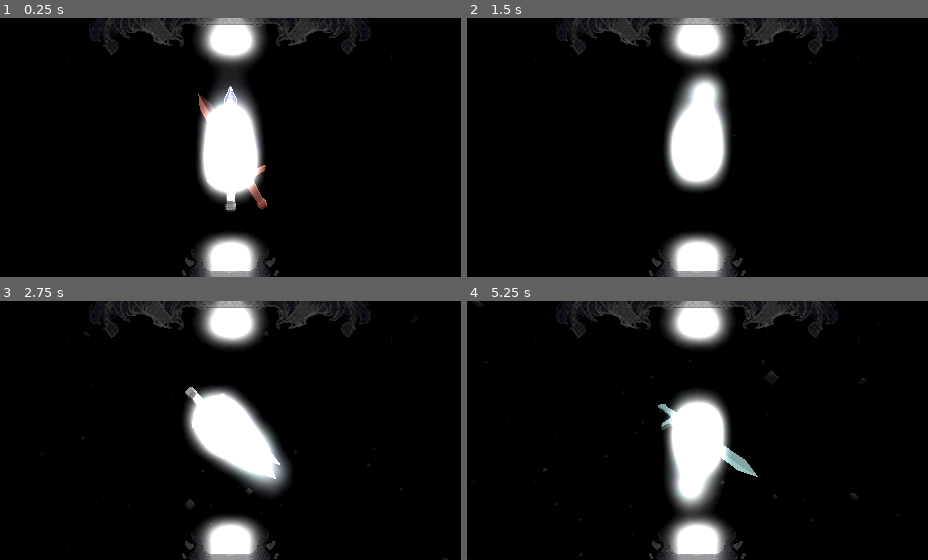
Above: before the commit, frames 1-4 (two rows, left to right).
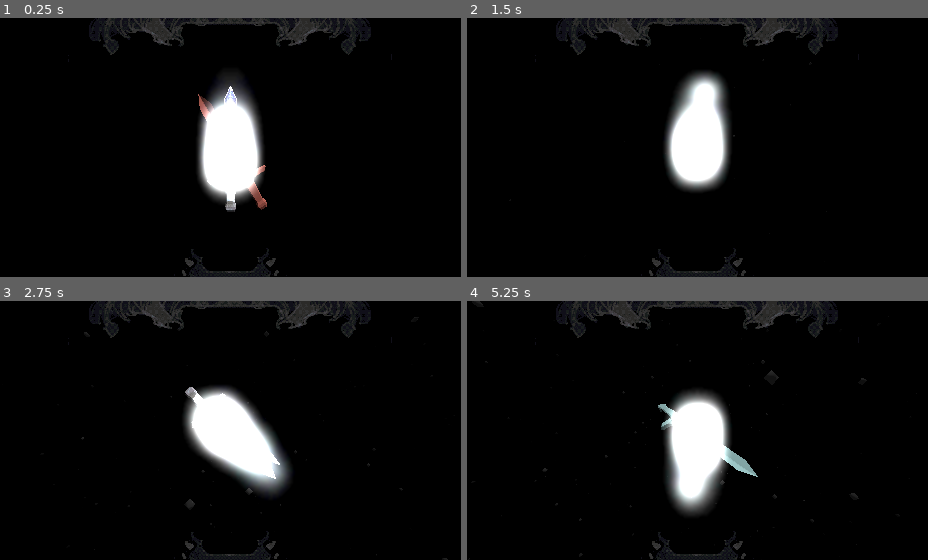
Above: after the commit, the same moments.

Repository: Lukko-Digital/Bladebearer
Game: Godot game, scene res://src/main.tscn
Same seed, same stepped clock (60 frames per second), same inputs: the game is played once before the commit and once after it.
Inputs:
- Up to frame 1 (0.25 s): no input
- Up to frame 2 (1.5 s): hold D (right) 0.53-1.28 s; hold Shift (shift) 0.53-1.28 s; hold S (backward) from 1.28 s (still down); tap Space (space) at 1.35 s
- Up to frame 3 (2.75 s): release S (backward) at 2.03 s; hold D (right) from 2.03 s (still down); hold Shift (shift) from 2.03 s (still down)
- Up to frame 4 (5.25 s): release D (right) at 2.78 s; release Shift (shift) at 2.78 s; hold W (forward) 2.78-3.53 s; tap Space (space) at 2.85, 4.35 s; hold Shift (shift) 3.53-4.28 s; hold A (left) 3.53-5.03 s; hold S (backward) from 5.03 s (still down); hold Shift (shift) from 5.03 s (still down)

The runs differ from the first frame. In frame 1, 4.7% of the frame differs, in the area x 42-58%, y 0-100%; in frame 2, 4.7%; in frame 3, 4.6%; in frame 4, 4.7%.

Commit message:
heart holder and heart scripts

Diff:
--- /dev/null
+++ b/src/ui/heart.gd
@@ -0,0 +1,9 @@
+extends Node3D
+class_name Heart
+
+func _ready() -> void:
+	%AnimationPlayer.play("Oscillate")
+
+func break_heart():
+	%HealthEmissionAnimator.play("Break")
+	%AnimationPlayer.play("Break")
--- a/src/ui/heart.tscn
+++ b/src/ui/heart.tscn
@@ -40,7 +40,11 @@
 
 [node name="Heart" instance=ExtResource("1_heeaa")]
 
+[node name="AnimationPlayer" parent="." index="1"]
+unique_name_in_owner = true
+
 [node name="HealthEmissionAnimator" type="AnimationPlayer" parent="." index="2"]
+unique_name_in_owner = true
 libraries = {
 "": SubResource("AnimationLibrary_pindp")
 }
--- /dev/null
+++ b/src/ui/heart_holder.gd
@@ -0,0 +1,33 @@
+@tool
+extends Node3D
+class_name HeartHolder
+
+# Y position should be set to plus or minus 0.91
+const Z_POSITION = -0.071
+const SCALE = Vector3(0.067, 0.067, 0.067)
+# Offset assumes that scale is 0.067
+const HEART_OFFSET = 1.4
+
+@onready var heart_scene = preload("res://src/ui/heart.tscn")
+
+# heart_array[0] is the leftmost heart
+var heart_array: Array[Heart]
+
+func _ready():
+	position.z = Z_POSITION
+	scale = SCALE
+
+func clear_hearts():
+	for child in get_children():
+		remove_child(child)
+		child.queue_free()
+
+func set_hearts(num_hearts: int):
+	var start_x = -HEART_OFFSET * (num_hearts - 1) / 2
+	for i in range(num_hearts):
+		var heart_instance = heart_scene.instantiate()
+		heart_instance.position.x = start_x + i * HEART_OFFSET
+		add_child(heart_instance)
+
+func lose_health(current_health: int):
+	heart_array[current_health].break_heart()
--- a/src/ui/heart_holder.tscn
+++ b/src/ui/heart_holder.tscn
@@ -1,17 +1,10 @@
 [gd_scene load_steps=2 format=3 uid="uid://bedv3wcguauho"]
 
-[ext_resource type="PackedScene" uid="uid://bjuk5l5oyq03l" path="res://src/ui/heart.tscn" id="1_yrbxn"]
+[ext_resource type="Script" path="res://src/ui/heart_holder.gd" id="1_r3n0a"]
 
 [node name="HeartHolder" type="Node3D"]
 editor_description = "scale: 0.067
 z: -0.071
 y: plus or minus 0.91"
-transform = Transform3D(0.0669312, 0, 0, 0, 0.0669312, 0, 0, 0, 0.0669312, 0, 0, -0.071)
-
-[node name="Heart" parent="." instance=ExtResource("1_yrbxn")]
-transform = Transform3D(1, 0, 0, 0, 1, 0, 0, 0, 1, -1.4, 0, 0)
-
-[node name="Heart2" parent="." instance=ExtResource("1_yrbxn")]
-
-[node name="Heart3" parent="." instance=ExtResource("1_yrbxn")]
-transform = Transform3D(1, 0, 0, 0, 1, 0, 0, 0, 1, 1.4, 0, 0)
+transform = Transform3D(0.067, 0, 0, 0, 0.067, 0, 0, 0, 0.067, 0, 0, -0.071)
+script = ExtResource("1_r3n0a")
